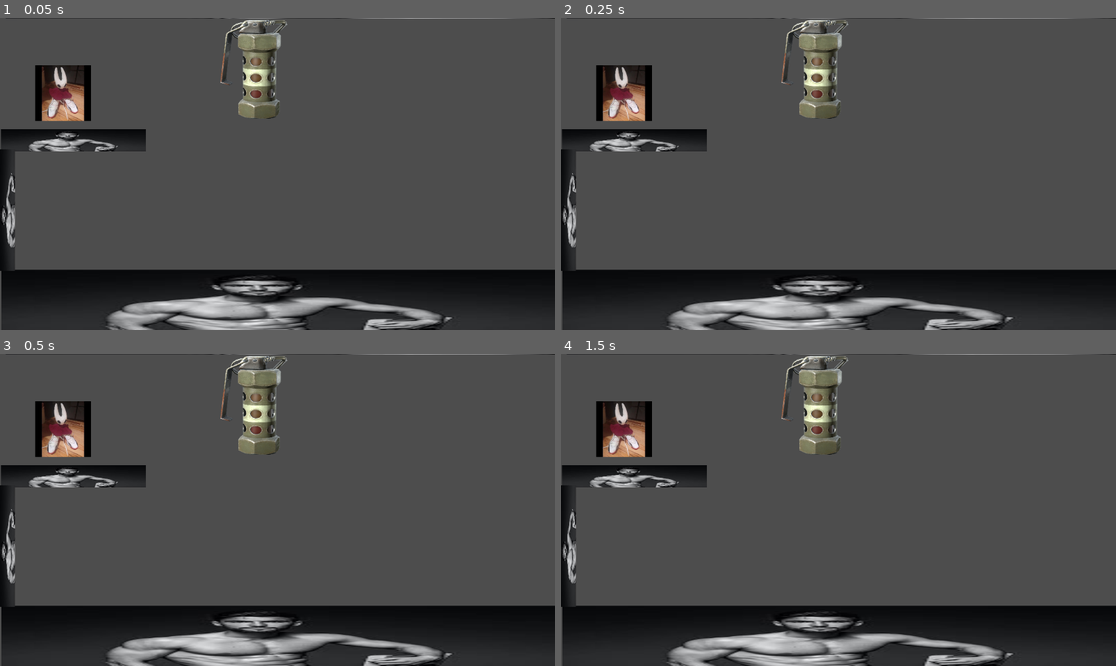
Above: before the commit, frames 1-4 (two rows, left to right).
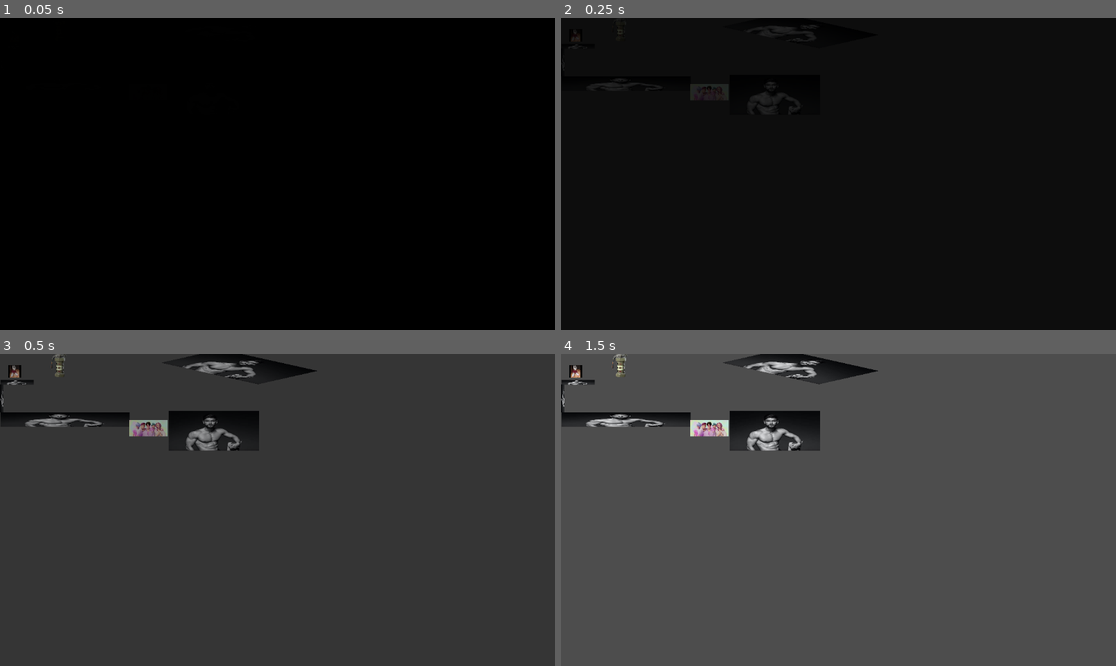
Above: after the commit, the same moments.

Repository: Sqydev/Hollow-Knight
Game: Godot game, scene res://scenes/Level Testing/sample.tscn
Same seed, same stepped clock (60 frames per second), same inputs: the game is played once before the commit and once after it. The project has no main scene, so this scene is started directly.
Inputs:
- Up to frame 1 (0.05 s): no input
- Up to frame 2 (0.25 s): no input
- Up to frame 3 (0.5 s): no input
- Up to frame 4 (1.5 s): tap Enter at 1.25 s

The runs differ from the first frame. In frame 1, 92% of the frame differs, in the area x 0-100%, y 0-100%; in frame 2, 87%; in frame 3, 22%; in frame 4, 28%.
Error after the commit: Attempt to call function 'get_meta' in base 'null instance' on a null instance. (res://scripts/Scene_Triggers/SceneChaingeTrigger/SceneChaingeDestination.gd:10)

Commit message:
Added a sample map, placeholder files, and *tried* to add the scene change triggers

Diff:
--- a/scenes/Level Testing/sample.tscn
+++ b/scenes/Level Testing/sample.tscn
@@ -1,10 +1,13 @@
-[gd_scene load_steps=10 format=3 uid="uid://dy2jvxvw4hjx6"]
+[gd_scene load_steps=12 format=3 uid="uid://dy2jvxvw4hjx6"]
 
 [ext_resource type="Texture2D" uid="uid://cwu115fjb0ftw" path="res://sprites/shaw-for-reference.jpg" id="1_xq0nl"]
 [ext_resource type="Texture2D" uid="uid://bq6aptrixplje" path="res://sprites/platform-placeholder.jpg" id="2_bisdn"]
 [ext_resource type="AudioStream" uid="uid://6be4iqyoemqo" path="res://audio/test.mp3" id="2_nuom0"]
 [ext_resource type="Texture2D" uid="uid://chiko13xgi2vp" path="res://sprites/hurtobjects_placeholder.png" id="3_omc5j"]
 [ext_resource type="Texture2D" uid="uid://c16w7ngc0pl4r" path="res://sprites/killobjects-placeholder.webp" id="4_o3056"]
+[ext_resource type="PackedScene" uid="uid://bav3p7gnnq25s" path="res://scenes/Feature specific/Scene Chainge Trigger/Scene_Chainge_Triger.tscn" id="6_omc5j"]
+[ext_resource type="PackedScene" uid="uid://b3op51ek2hu76" path="res://scenes/Feature specific/Scene Chainge Trigger/Scene_Chainge_Destination.tscn" id="7_o3056"]
+[ext_resource type="PackedScene" uid="uid://lcsav7etsjby" path="res://scenes/Feature specific/The Knight.tscn" id="8_0f1sl"]
 
 [sub_resource type="RectangleShape2D" id="RectangleShape2D_58frx"]
 size = Vector2(274.363, 178.901)
@@ -15,10 +18,8 @@
 [sub_resource type="RectangleShape2D" id="RectangleShape2D_spqep"]
 size = Vector2(949, 400)
 
-[sub_resource type="RectangleShape2D" id="RectangleShape2D_8ryl3"]
-size = Vector2(37, 241)
-
 [node name="Scene" type="Node2D"]
+scale = Vector2(0.231182, 0.231182)
 
 [node name="Shaw-for-reference" type="Sprite2D" parent="."]
 position = Vector2(131, 156)
@@ -38,12 +39,10 @@
 scale = Vector2(1.10073, 0.245946)
 
 [node name="Placeholder" type="Sprite2D" parent="Platforms/Platform"]
-scale = Vector2(1, 1)
 texture = ExtResource("2_bisdn")
 
 [node name="CollisionShape2D" type="CollisionShape2D" parent="Platforms/Platform"]
 position = Vector2(-1.58983, -1.01648)
-scale = Vector2(1, 1)
 shape = SubResource("RectangleShape2D_58frx")
 
 [node name="Platform" type="StaticBody2D" parent="Platforms/Platform"]
@@ -52,12 +51,10 @@
 scale = Vector2(4.09208, 3.73758)
 
 [node name="Placeholder" type="Sprite2D" parent="Platforms/Platform/Platform"]
-scale = Vector2(1, 1)
 texture = ExtResource("2_bisdn")
 
 [node name="CollisionShape2D" type="CollisionShape2D" parent="Platforms/Platform/Platform"]
 position = Vector2(-1.58983, -1.01648)
-scale = Vector2(1, 1)
 shape = SubResource("RectangleShape2D_58frx")
 
 [node name="Platform2" type="StaticBody2D" parent="Platforms"]
@@ -65,12 +62,10 @@
 scale = Vector2(4.25161, 0.700494)
 
 [node name="Placeholder" type="Sprite2D" parent="Platforms/Platform2"]
-scale = Vector2(1, 1)
 texture = ExtResource("2_bisdn")
 
 [node name="CollisionShape2D" type="CollisionShape2D" parent="Platforms/Platform2"]
 position = Vector2(-1.58983, -1.01648)
-scale = Vector2(1, 1)
 shape = SubResource("RectangleShape2D_58frx")
 
 [node name="Platform3" type="StaticBody2D" parent="Platforms"]
@@ -79,12 +74,10 @@
 scale = Vector2(0.919889, 0.172284)
 
 [node name="Placeholder" type="Sprite2D" parent="Platforms/Platform3"]
-scale = Vector2(1, 1)
 texture = ExtResource("2_bisdn")
 
 [node name="CollisionShape2D" type="CollisionShape2D" parent="Platforms/Platform3"]
 position = Vector2(-1.58983, -1.01648)
-scale = Vector2(1, 1)
 shape = SubResource("RectangleShape2D_58frx")
 
 [node name="Platform4" type="StaticBody2D" parent="Platforms"]
@@ -92,12 +85,10 @@
 scale = Vector2(7.55622, 0.490692)
 
 [node name="Placeholder" type="Sprite2D" parent="Platforms/Platform4"]
-scale = Vector2(1, 1)
 texture = ExtResource("2_bisdn")
 
 [node name="CollisionShape2D" type="CollisionShape2D" parent="Platforms/Platform4"]
 position = Vector2(-1.58983, -1.01648)
-scale = Vector2(1, 1)
 shape = SubResource("RectangleShape2D_58frx")
 
 [node name="Platform4" type="StaticBody2D" parent="Platforms/Platform4"]
@@ -105,12 +96,10 @@
 scale = Vector2(0.393917, 3.91443)
 
 [node name="Placeholder" type="Sprite2D" parent="Platforms/Platform4/Platform4"]
-scale = Vector2(1, 1)
 texture = ExtResource("2_bisdn")
 
 [node name="CollisionShape2D" type="CollisionShape2D" parent="Platforms/Platform4/Platform4"]
 position = Vector2(-1.58983, -1.01648)
-scale = Vector2(1, 1)
 shape = SubResource("RectangleShape2D_58frx")
 
 [node name="HurtObjects" type="Node2D" parent="."]
@@ -150,24 +139,28 @@
 offset_right = 80.0
 offset_bottom = -395.0
 scale = Vector2(4.13026, 4.06344)
-text = "TO TYLKO REFERENCJA DO SYSTEMÓW DAMAGE I MOVEMENTU"
+text = "TO TYLKO REFERENCJA DO SYSTEMÓW DAMAGE, MOVEMENTU I INNYCH"
 fit_content = true
 scroll_active = false
 autowrap_mode = 0
 
 [node name="Teleports" type="Node2D" parent="."]
 
-[node name="Exit0" type="StaticBody2D" parent="Teleports"]
+[node name="SceneChaingeTriger" parent="Teleports" instance=ExtResource("6_omc5j")]
+position = Vector2(2296.9, 384.979)
+scale = Vector2(1, 13.1117)
 
-[node name="CollisionShape2D" type="CollisionShape2D" parent="Teleports/Exit0"]
-position = Vector2(18.5, 110.5)
-shape = SubResource("RectangleShape2D_8ryl3")
-debug_color = Color(0.718783, 0.251564, 1, 0.42)
+[node name="SceneChaingeDestination" parent="Teleports" instance=ExtResource("7_o3056")]
+position = Vector2(129.768, 138.419)
+scale = Vector2(4.13026, 4.06344)
 
-[node name="Exit1" type="StaticBody2D" parent="Teleports"]
-position = Vector2(2292, 283)
+[node name="SceneChaingeTriger2" parent="Teleports" instance=ExtResource("6_omc5j")]
+position = Vector2(17.3024, 112.466)
+scale = Vector2(1.38903, 11.2812)
 
-[node name="CollisionShape2D" type="CollisionShape2D" parent="Teleports/Exit1"]
-position = Vector2(18.5, 110.5)
-shape = SubResource("RectangleShape2D_8ryl3")
-debug_color = Color(0.718783, 0.251564, 1, 0.42)
+[node name="SceneChaingeDestination2" parent="Teleports" instance=ExtResource("7_o3056")]
+position = Vector2(2188.75, 372.002)
+scale = Vector2(1.38903, 11.2812)
+
+[node name="The Knight" parent="." instance=ExtResource("8_0f1sl")]
+position = Vector2(233.583, 77.8608)
